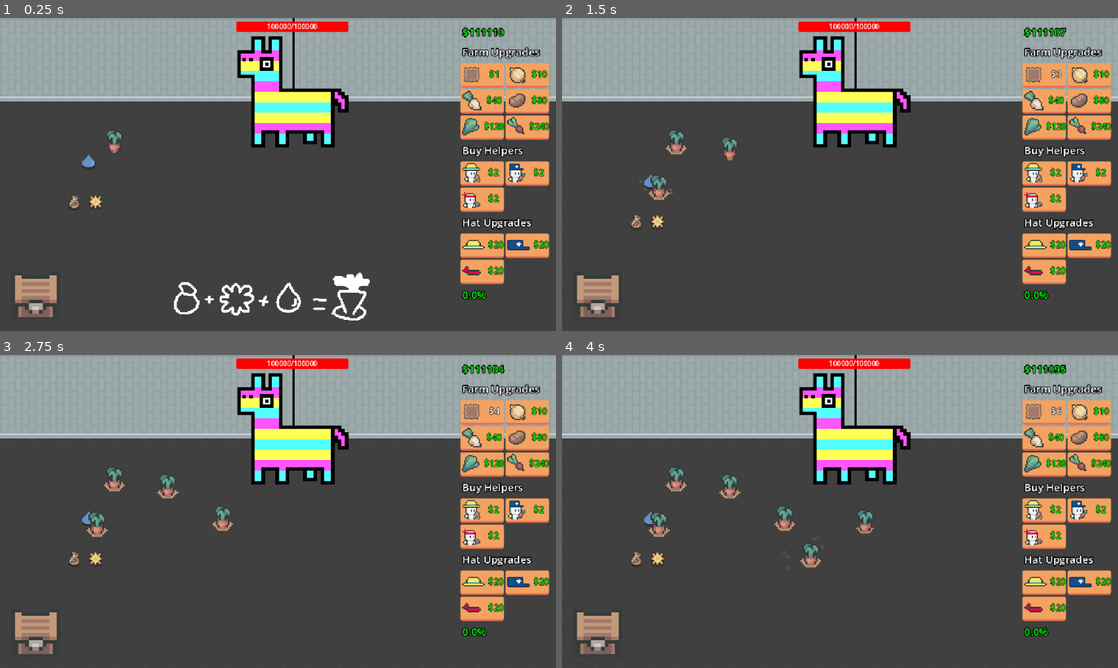
Above: before the commit, frames 1-4 (two rows, left to right).
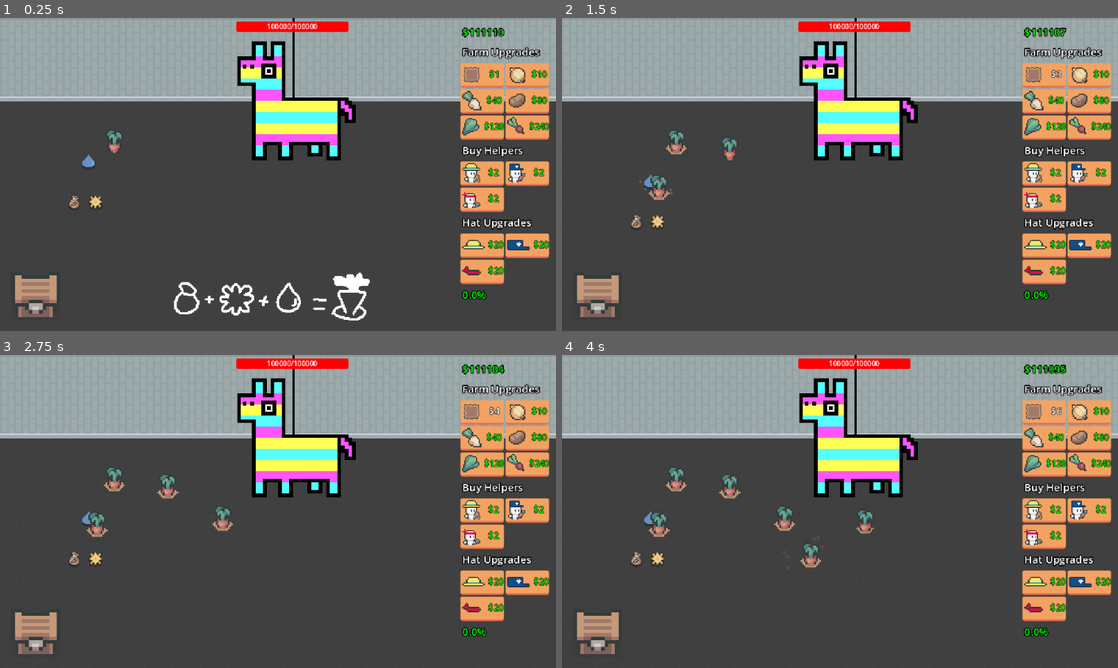
Above: after the commit, the same moments.

Repository: eric-marsh/farminata
Game: Godot game, scene res://scene/scene_switcher.tscn
The game is run twice, just before and just after one commit, with the same random seed, the same clock (stepped at 60 frames per second) and the same inputs. Sound files missing from this copy of the repository are replaced by a short silence.
Inputs:
- Up to frame 1 (0.25 s): no input
- Up to frame 2 (1.5 s): click "$1" at 0.5 s; click "$2" at 1.25 s
- Up to frame 3 (2.75 s): click "$3" at 2 s
- Up to frame 4 (4 s): click "$4" at 2.75 s; click "$5" at 3.5 s

The runs differ from the first frame. In frame 1, 4.4% of the frame differs, in the area x 42-64%, y 5-46%; in frame 2, 4.4%; in frame 3, 4.4%; in frame 4, 4.4%.
Error in both runs: Out of bounds get index '0' (on base: 'Array[Node]') (res://scene/plots_container.gd:9)

Commit message:
piniata death animation

Diff:
--- a/scene/piniata.tscn
+++ b/scene/piniata.tscn
@@ -55,6 +55,18 @@
 "transitions": PackedFloat32Array(1),
 "update": 1,
 "values": [ExtResource("1_ddpin")]
+}
+tracks/3/type = "value"
+tracks/3/imported = false
+tracks/3/enabled = true
+tracks/3/path = NodePath("Node2D:rotation")
+tracks/3/interp = 1
+tracks/3/loop_wrap = true
+tracks/3/keys = {
+"times": PackedFloat32Array(0),
+"transitions": PackedFloat32Array(1),
+"update": 0,
+"values": [0.0]
 }
 
 [sub_resource type="Animation" id="Animation_odym4"]
@@ -98,9 +110,64 @@
 "values": [ExtResource("3_nu8ja"), ExtResource("1_ddpin")]
 }
 
+[sub_resource type="Animation" id="Animation_nu8ja"]
+resource_name = "kill_piniata"
+length = 0.2
+loop_mode = 2
+step = 0.1
+tracks/0/type = "value"
+tracks/0/imported = false
+tracks/0/enabled = true
+tracks/0/path = NodePath("Node2D/Sprite2D:scale")
+tracks/0/interp = 1
+tracks/0/loop_wrap = true
+tracks/0/keys = {
+"times": PackedFloat32Array(0, 0.1, 0.2),
+"transitions": PackedFloat32Array(1, 1, 1),
+"update": 0,
+"values": [Vector2(1, 1), Vector2(1.1, 1.1), Vector2(1, 1)]
+}
+tracks/1/type = "value"
+tracks/1/imported = false
+tracks/1/enabled = true
+tracks/1/path = NodePath("Node2D/Sprite2D/EyeSprite:scale")
+tracks/1/interp = 1
+tracks/1/loop_wrap = true
+tracks/1/keys = {
+"times": PackedFloat32Array(0, 0.1, 0.2),
+"transitions": PackedFloat32Array(1, 1, 1),
+"update": 0,
+"values": [Vector2(1, 1), Vector2(2, 2), Vector2(1, 1)]
+}
+tracks/2/type = "value"
+tracks/2/imported = false
+tracks/2/enabled = true
+tracks/2/path = NodePath("Node2D/Sprite2D:texture")
+tracks/2/interp = 1
+tracks/2/loop_wrap = true
+tracks/2/keys = {
+"times": PackedFloat32Array(0),
+"transitions": PackedFloat32Array(1),
+"update": 1,
+"values": [ExtResource("3_nu8ja")]
+}
+tracks/3/type = "value"
+tracks/3/imported = false
+tracks/3/enabled = true
+tracks/3/path = NodePath("Node2D:rotation")
+tracks/3/interp = 1
+tracks/3/loop_wrap = true
+tracks/3/keys = {
+"times": PackedFloat32Array(0, 0.2),
+"transitions": PackedFloat32Array(1, 1),
+"update": 0,
+"values": [0.261799, -0.261799]
+}
+
 [sub_resource type="AnimationLibrary" id="AnimationLibrary_nu8ja"]
 _data = {
 &"RESET": SubResource("Animation_rrcj7"),
+&"kill_piniata": SubResource("Animation_nu8ja"),
 &"pulse": SubResource("Animation_odym4")
 }
 
@@ -122,6 +189,7 @@
 
 [node name="Sprite2D" type="Sprite2D" parent="Node2D"]
 position = Vector2(-64, -64)
+scale = Vector2(1.06749, 1.06749)
 texture = ExtResource("1_ddpin")
 centered = false
 offset = Vector2(0, 90)
--- a/script/apply_droppable_animation.gd
+++ b/script/apply_droppable_animation.gd
@@ -14,9 +14,15 @@
 
 func _ready():
 	global_position = start_pos
-	var diff:Vector2 = target_pos - start_pos
-	path_2d.curve.set_point_position(1, diff)
-	path_2d.curve.set_point_in(1, Vector2(-diff.x/2, -arc_up_amount))
+	var diff: Vector2 = target_pos - start_pos
+	var curve := Curve2D.new()
+	curve.add_point(Vector2.ZERO)
+	curve.add_point(diff)
+
+	# Control points for the curve shape
+	curve.set_point_in(1, Vector2(-diff.x / 2, -arc_up_amount))
+	curve.set_point_out(0, Vector2(diff.x / 2, arc_up_amount))
+	path_2d.curve = curve
 	sprite_2d.modulate.a = 0.8
 	sprite_2d.texture = DropUtil.get_drop_type_img(drop_type)
 
--- a/script/debug.gd
+++ b/script/debug.gd
@@ -1,6 +1,8 @@
 extends Node
 
 var ALL_FULL_CROPS_AT_START:bool = true
+
+var PINIATA_HP: int = 1
 
 var DEBUG_SHOW_HELPER_STATE: bool = false
 
--- a/script/piniata.gd
+++ b/script/piniata.gd
@@ -1,7 +1,7 @@
 extends Node2D
 
 @onready var droppable_output = $Output
-@onready var animation_player_pulse:AnimationPlayer = $AnimationPlayerPulse
+@onready var animation_player:AnimationPlayer = $AnimationPlayerPulse
 
 @onready var health_bar = $HealthBar
 
@@ -18,11 +18,28 @@
 	health_bar.min_value = 0
 	update_health_bar()
 
+	if Debug.PINIATA_HP > 0:
+		State.piniata_hp = Debug.PINIATA_HP
+
 var path_velocity: float = 0.0
 var path_default_progress: float = 0.0
 var damping: float = 1.0       # slows it down
 var spring_force: float = 5.0  # pulls back to center
+
+var play_kill_animation: bool = false
 func _process(delta: float) -> void:
+	if !play_kill_animation and State.piniata_hp <= 0:
+		play_kill_animation = true
+		animation_player.stop(true)
+		animation_player.play("kill_piniata")
+		return
+
+	if play_kill_animation and Globals.Main.global_timer % 5 == 0:
+		var pos: Vector2 = piniata_center + Util.random_offset(32)
+		piniata_particle(pos)
+		DropUtil.create_apply_droppable_animation(get_random_output(), pos - Vector2(0, 16), Util.random_visible_position())
+
+
 	piniata_center = $Node2D/Output.global_position
 	var displacement = $Node2D.rotation - path_default_progress
 
@@ -58,8 +75,8 @@
 func hit_piniata(strength: int = 1, pos: Vector2 = Vector2.ZERO):
 	strength *= 1
 
-	animation_player_pulse.stop(true)
-	animation_player_pulse.play("pulse")
+	animation_player.stop(true)
+	animation_player.play("pulse")
 	State.piniata_hp -= abs(strength)
 	update_health_bar(abs(strength))
 
@@ -71,7 +88,9 @@
 func animate_hit(strength: float, pos: Vector2 = Vector2.ZERO) -> void:
 	path_velocity += strength
 	path_velocity = clamp(strength/10, -n, n)
+	piniata_particle(pos)
 
+func piniata_particle(pos: Vector2):
 	var c = particle_colors[particle_color_index]
 	particle_color_index = (particle_color_index + 1) % particle_colors.size()
 	Util.create_explosion_particle(pos, c.lightened(0.5), 6, 1.9)
Not shown: 1 places in scene/piniata.tscn that only renumber resources
